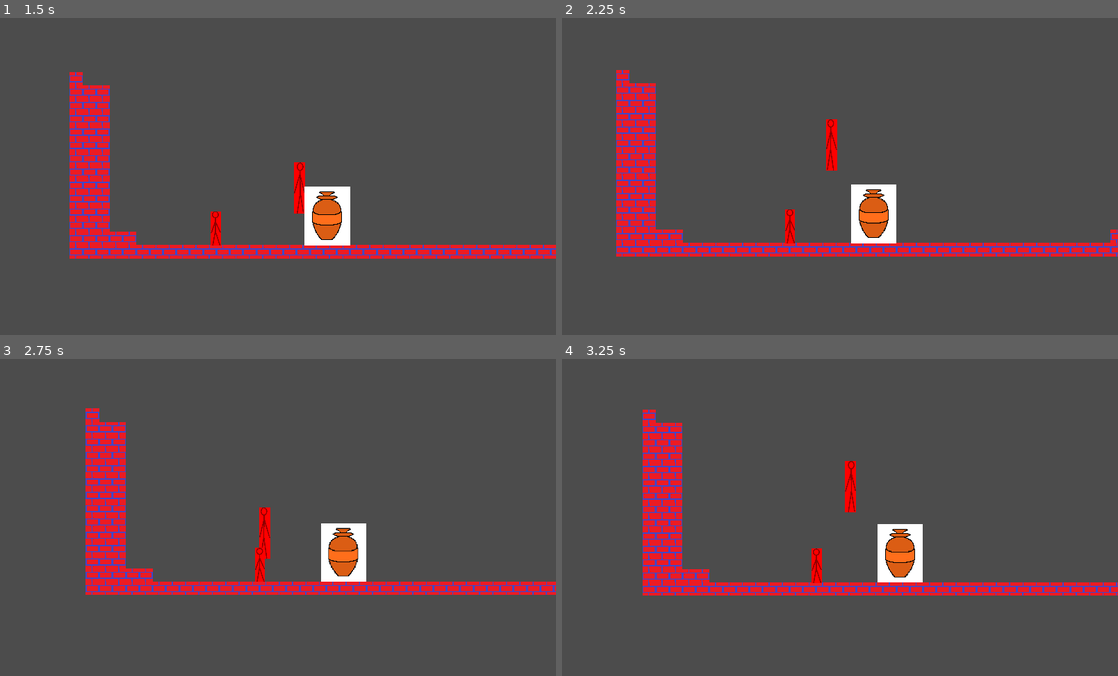
Above: before the commit, frames 1-4 (two rows, left to right).
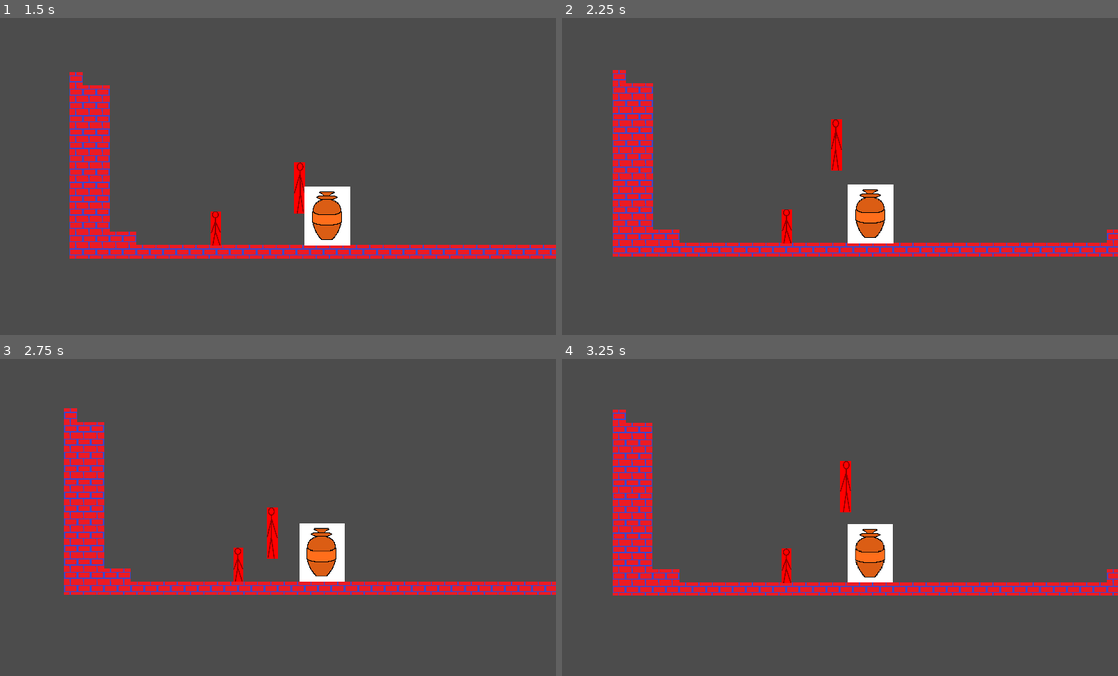
Above: after the commit, the same moments.

Repository: EyeBallTank/PROJECT-NORTUBEL-main-ish
Game: Godot game, scene res://src/levels/LevelTemplate3.tscn
Two runs of this game, one before a commit and one after it. Both use one fixed random seed, a clock stepped at 60 frames per second and the inputs below. This scene is started directly instead of the project's main scene.
Inputs:
- Up to frame 1 (1.5 s): hold Right (right) from 0.53 s (still down); tap Up (jumpup) at 0.6, 0.77, 1.07 s; tap F (followme) at 1.35 s
- Up to frame 2 (2.25 s): tap Up (jumpup) at 1.52, 1.55, 1.82 s; release Right (right) at 2.03 s; hold Left (left) from 2.03 s (still down); hold S (standstill) from 2.03 s (still down)
- Up to frame 3 (2.75 s): keep holding Left (left); keep holding S (standstill); tap Up (jumpup) at 2.3 s
- Up to frame 4 (3.25 s): release Left (left) at 2.78 s; release S (standstill) at 2.78 s; hold Right (right) from 2.78 s (still down); tap Up (jumpup) at 2.85, 3.02 s

Frame 1 is identical in both runs. In frame 2, 3.3% of the frame differs, in the area x 9-100%, y 16-76%; in frame 3, 8.2%; in frame 4, 9.9%, in the area x 9-100%, y 15-75%.

Commit message:
WILL CONTINUE LATER
Now i added a state machine to the Pushable copy

Diff:
--- a/src/level_objects/PushableCopy.gd
+++ b/src/level_objects/PushableCopy.gd
@@ -5,16 +5,25 @@
 export var speed: = Vector2(300.0, 1000.0)
 export var gravity: = 3000.0
 
+enum {
+	PUSHED,
+	FROZEN
+}
+
+var state = FROZEN
+
 var velocity: = Vector2.ZERO
 
-const WALK_FORCE = 1600
-const WALK_MAX_SPEED = 700
-const STOP_FORCE = 900
-const JUMP_SPEED = 1500
+var WALK_FORCE = 1600
+var WALK_MAX_SPEED = 700
+var STOP_FORCE = 900
+var JUMP_SPEED = 1500
 
 func _physics_process(delta):
-	velocity.x = move_toward(velocity.x, 0, STOP_FORCE * delta)
+	match state:
+		FROZEN:
+			velocity.x = move_toward(velocity.x, 0, STOP_FORCE * delta)
 
-	velocity.y += gravity * delta
+			velocity.y += gravity * delta
 
-	velocity = move_and_slide_with_snap(velocity, Vector2.DOWN, Vector2.UP)
+			velocity = move_and_slide_with_snap(velocity, Vector2.DOWN, Vector2.UP)
--- a/src/play_actors/PlayerCopy.gd
+++ b/src/play_actors/PlayerCopy.gd
@@ -11,17 +11,17 @@
 #The following comments are not my own, if that isn't clear enough
 
 #THESE ARE PREPERATIONS FOR FUTURE PLAYER SATES
-#enum {
-#	MAINSTATE,
+enum {
+	MAINSTATE,
 #	CLIMB,
-#	PUSH,
+	PUSH
 #	SWIM,
 #	SWING,
 #	KICK,
 #	KNIFE
-#}
+}
 
-#var state = MAINSTATE
+var state = MAINSTATE
 
 var WALK_FORCE = 1600
 var WALK_MAX_SPEED = 700
@@ -29,17 +29,36 @@
 var JUMP_SPEED = 1500
 
 func _physics_process(delta):
-	# Horizontal movement code. First, get the player's input.
-	#walk = WALK_FORCE * (Input.get_action_strength("right") - Input.get_action_strength("left"))
-	# Slow down the player if they're not trying to move.
-	if Input.get_action_strength("right"):
-		velocity.x = WALK_MAX_SPEED
-		$Sprite.flip_h = false
-	elif Input.get_action_strength("left"):
-		velocity.x = -WALK_MAX_SPEED
-		$Sprite.flip_h = true
-	else:
-		velocity.x = move_toward(velocity.x, 0, STOP_FORCE * delta)
+	# Still using frankensteined code to do this
+	match state:
+		PUSH:
+			WALK_MAX_SPEED = 150
+			if Input.get_action_strength("right"):
+				velocity.x = WALK_MAX_SPEED
+				$Sprite.flip_h = false
+			elif Input.get_action_strength("left"):
+				velocity.x = -WALK_MAX_SPEED
+				$Sprite.flip_h = true
+			else:
+				velocity.x = move_toward(velocity.x, 0, STOP_FORCE * delta)
+			velocity.y += gravity * delta
+
+			velocity = move_and_slide_with_snap(velocity, Vector2.DOWN, Vector2.UP)
+
+			if is_on_floor() and Input.is_action_just_pressed("jumpup"):
+				velocity.y = -JUMP_SPEED
+				state = MAINSTATE
+
+		MAINSTATE:
+			WALK_MAX_SPEED = 700
+			if Input.get_action_strength("right"):
+				velocity.x = WALK_MAX_SPEED
+				$Sprite.flip_h = false
+			elif Input.get_action_strength("left"):
+				velocity.x = -WALK_MAX_SPEED
+				$Sprite.flip_h = true
+			else:
+				velocity.x = move_toward(velocity.x, 0, STOP_FORCE * delta)
 
 	#if velocity.x < WALK_FORCE * 0.1:
 		# The velocity, slowed down a bit, and then reassigned.
@@ -50,19 +69,21 @@
 	#velocity.x = clamp(velocity.x, -WALK_MAX_SPEED, WALK_MAX_SPEED)
 
 	# Vertical movement code. Apply gravity.
-	velocity.y += gravity * delta
+			velocity.y += gravity * delta
 
 	# Move based on the velocity and snap to the ground.
-	velocity = move_and_slide_with_snap(velocity, Vector2.DOWN, Vector2.UP)
+			velocity = move_and_slide_with_snap(velocity, Vector2.DOWN, Vector2.UP)
 
 	# Check for jumping. is_on_floor() must be called after movement code.
-	if is_on_floor() and Input.is_action_just_pressed("jumpup"):
-		velocity.y = -JUMP_SPEED
+			if is_on_floor() and Input.is_action_just_pressed("jumpup"):
+				velocity.y = -JUMP_SPEED
 
 	for index in get_slide_count():
 		var collision = get_slide_collision(index)
 		if collision.collider.is_in_group("pushable"):
-			WALK_MAX_SPEED = 350
+			state = PUSH
+		else:
+			state = MAINSTATE
 
 # MIGHT NEED A STATE MACHINE FOR THIS
 # AT LEAST I FIGURED OUT A SPEED NERD "POWER DOWN" I GUESS
